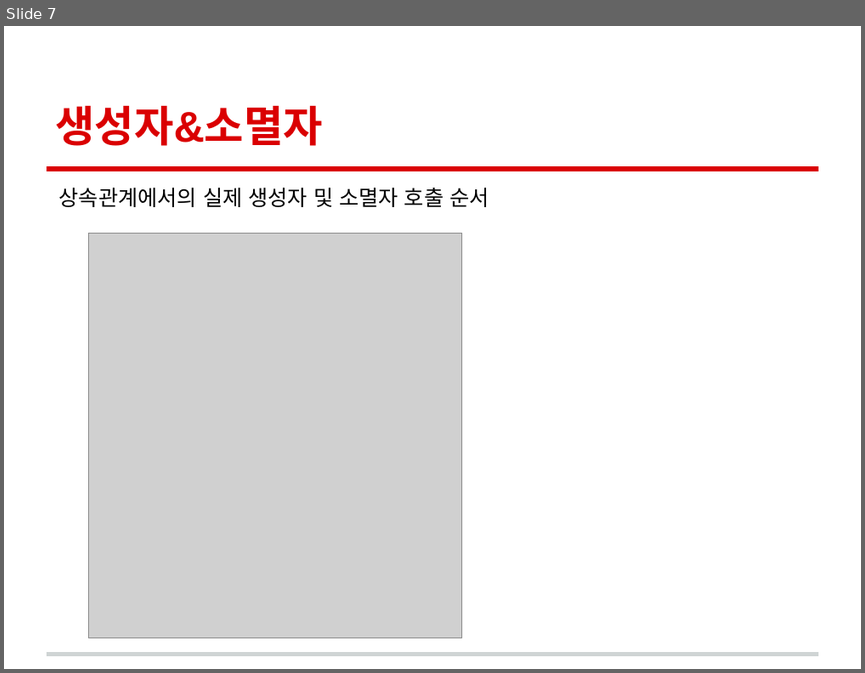
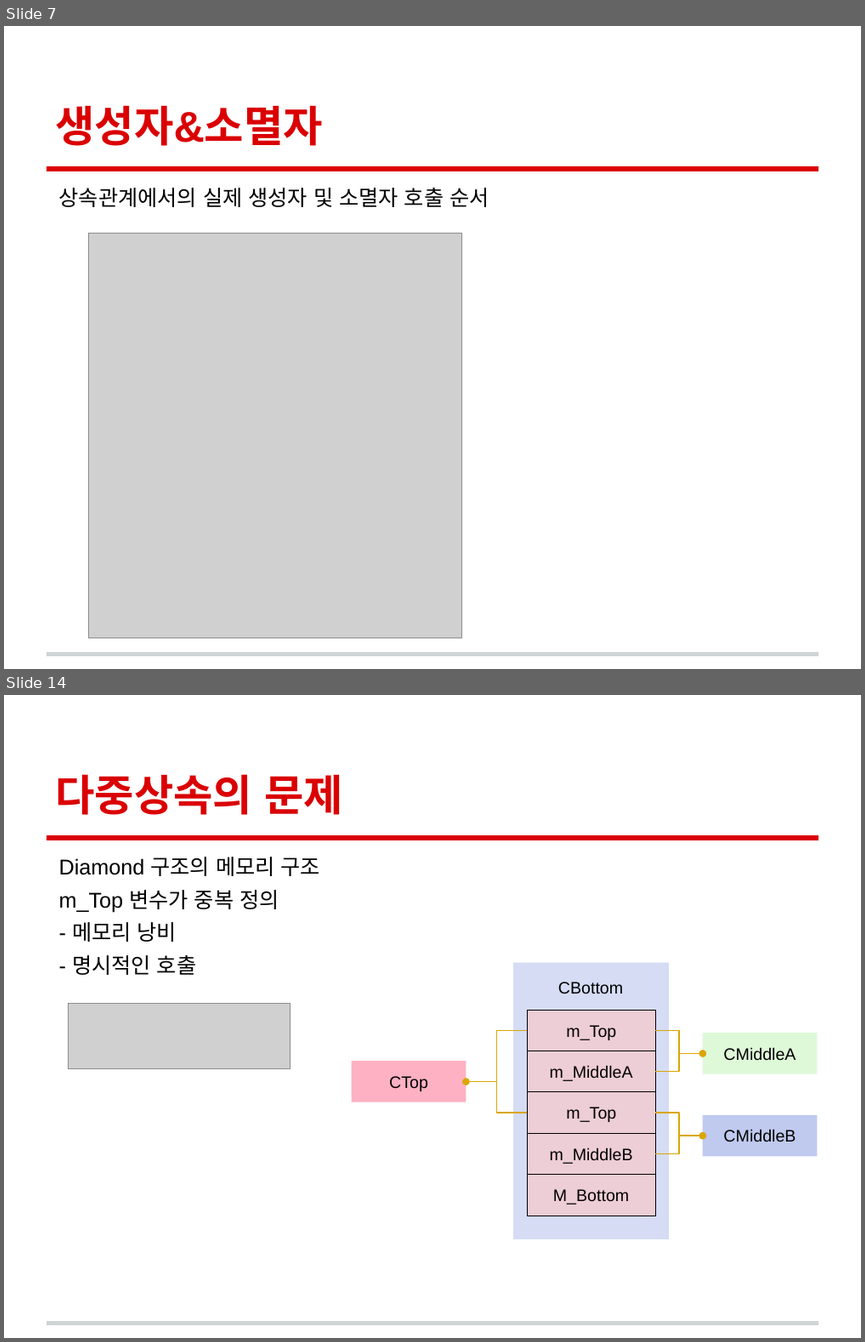
Before and after one commit to woong20123/Study, a slide deck: C++Study/06.Class/챕터6.클래스.pptx. Shown one above the other, each under a label of ours: slide 7 before the commit, slides 7 and 14 after it; the slides between them are not shown. The pictures are 865x673 and 865x1342 pixels, drawn with LibreOffice and Linux fonts; fonts in the diff are those of the drawing; grey boxes stand for pictures. Boxes give left, top, right and bottom in pixels: in the first picture for what was removed or moved away, otherwise in the second. Text is boxed around its words. In the diff, an @@ line names an element or a change of style, - is before the commit and + after.

```diff
--- a/C++Study/06.Class/챕터6.클래스.pptx
+++ b/C++Study/06.Class/챕터6.클래스.pptx
@@ slide 14 added at box(4, 695, 861, 1338), background #FFFFFF; not listed: 2 template elements that a slide beside it also shows @@
@@ title added at box(55, 774, 343, 815), 36 pt, text #DA0002, bold @@
+다중상속의 문제
@@ text added at box(59, 857, 320, 975), 18 pt, text #000000 @@
+Diamond 구조의 메모리 구조
+m_Top 변수가 중복 정의
+- 메모리 낭비
+- 명시적인 호출
@@ picture added at box(69, 1003, 290, 1068) @@
@@ group added at box(352, 962, 817, 1239): 9 rectangles, 6 elbow arrows, 1 text @@
+CMiddleA
+m_Top
+m_MiddleA
+CMiddleB
+m_Top
+m_MiddleB
+CBottom
+M_Bottom
+CTop
```
Also in this commit, not shown: 2 slides changed, 9 other slides added, 2 other files.
